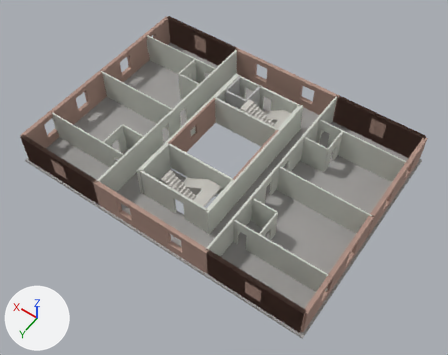
A saved change to the glTF model game/assets/building/floor_04.glb.
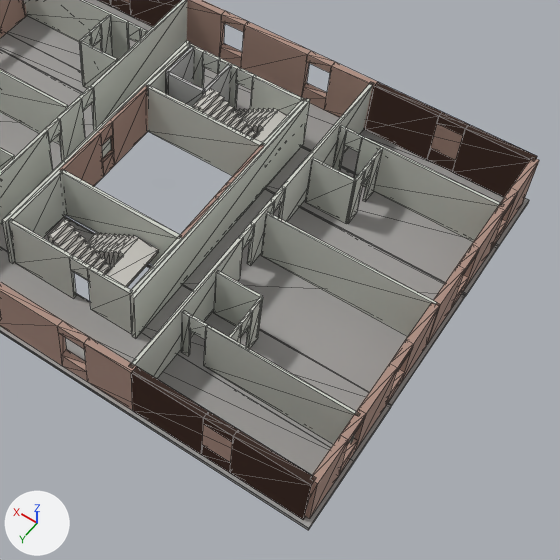
Each version appears first whole from a 50 mm lens placed at (-20.0, 28.0, 51.1), pointed at (-1.1, 1.6, 9.6), and next in a close-up on the part from 30% to 98% of the width and 14% to 100% of the height. The axes (+X, +Y, +Z) are drawn at lower left. The lights are the same throughout. The older version's two pictures come first. The close-ups show mesh edges as thin lines. Objects named as collision shapes, trigger or cutter boxes, shadow casters or lower levels of detail are left out. Vertices at exactly the same position are counted once.

Objects in the first close-up: 'F04_slabs-col', 'F04_stairs', 'F04_walls-col', 'F04_walls_brick-col', 'F04_walls_conc-col'.
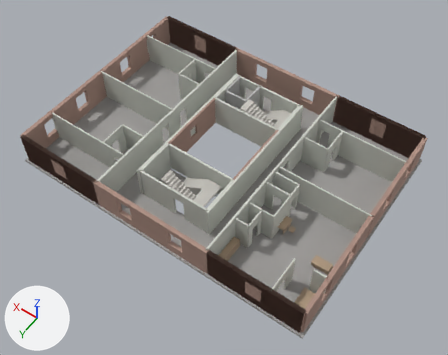
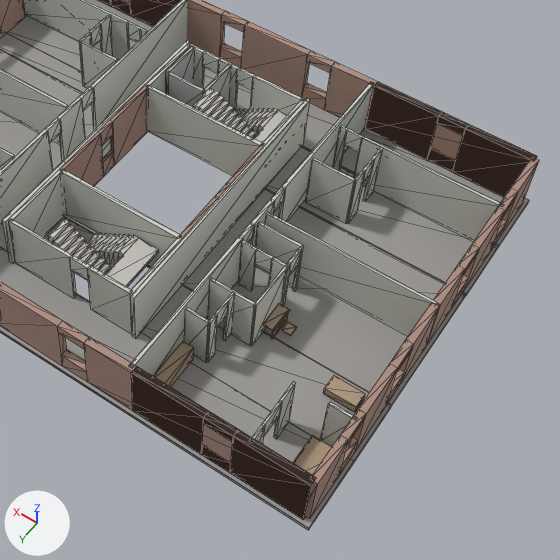
Where the change shows, as pixel boxes [x1, y1, x2, y2] in the close-ups (560 x 560 px; the box of a moved part takes in the faces that stretch with it):
'F04_walls-col', reshaped: before [0, 0, 501, 444]; after [0, 0, 501, 447]
'F04_furniture-col', added: after [153, 304, 365, 475]
part 1 of me_f04_walls_col, moved or reshaped: before [214, 271, 263, 333]; after [255, 222, 303, 287]
part 2 of me_f04_walls_col, added: after [208, 278, 256, 345]
part 3 of me_f04_walls_col, moved or reshaped: before [228, 296, 263, 349]; after [207, 292, 235, 362]
part 4 of me_f04_walls_col, added: after [250, 382, 296, 444]
part 5 of me_f04_walls_col, added: after [251, 246, 304, 345]
part 6 of me_f04_walls_col, added: after [238, 241, 286, 291]
part 7 of me_f04_walls_col, moved or reshaped: before [181, 311, 360, 444]; after [184, 307, 357, 447]

Patch to the scene script:
```diff
--- a/game/assets/building/floor_04.glb.py
+++ b/game/assets/building/floor_04.glb.py
@@ mat_m_floor_oak @@
+mat_m_floor_oak = principled_material('M_floor_oak')
+mat_m_floor_oak.base_color = (0.45, 0.33, 0.22)  # beige #b39b81
+mat_m_floor_oak.roughness = 0.55
@@ me_f04_walls_col @@
 # used by ob_f04_walls_col; location = (0.0, 0.0, 0.0)
-me_f04_walls_col.from_pydata(...)  # 388 vertices, 672 faces; spans x -13.6..13.6, y -9.6..9.6, z 9.6..12.6
+me_f04_walls_col.from_pydata(...)  # 456 vertices, 792 faces; spans x -13.6..13.6, y -9.6..9.6, z 9.6..12.6
+# me_f04_walls_col part 1: the loose piece of 8 vertices spanning x -7.7..-5.5, y 3.8..3.9, z 9.6..12.6 is moved by (0.0, -3.2, 0.0)
+# me_f04_walls_col part 2: a new loose piece, a box spanning x -7.71..-5.51, y 4.25..4.37, z 9.6..12.62, in mat_m_plaster (light grey #ced1c8)
+# me_f04_walls_col part 3: the loose piece of 20 vertices spanning x -7.8..-7.7, y 3.8..6.2, z 9.6..12.6 is scaled about its middle by (1, 0.786, 1), then moved by (1.1, 0.2, 0.0)
+# me_f04_walls_col part 4: the loose piece of 20 vertices spanning x -7.8..-7.7, y 3.8..6.2, z 9.6..12.6 is copied, and the copy is scaled about its middle by (1, 1.34, 1), then moved by (-3.2, 3.0, 0.0); it spans x -11.0..-10.8, y 6.5..9.6, z 9.6..12.6
+# me_f04_walls_col part 5: a new loose piece of 24 vertices spanning x -7.8..-7.7, y 0.7..4.3, z 9.6..12.6, in mat_m_plaster (light grey #ced1c8)
+# me_f04_walls_col part 6: a new loose piece of 20 vertices spanning x -7.7..-5.5, y 1.9..2.0, z 9.6..12.6, in mat_m_plaster (light grey #ced1c8)
+# me_f04_walls_col part 7
+# 14 vertices are removed from x -13.6..-5.5, y 6.2..6.4, z 9.6..12.6
+# 36 faces are deleted
+# 6 vertices move within x -13.6..-5.5, y 6.2..6.4, z 9.6..12.6
+# 10 vertices are added at x -13.6..-5.5, y 6.1..6.6, z 9.6..12.6
+# 24 new faces join them
 me_f04_walls_col.materials.append(mat_m_plaster)
@@ me_f04_furniture_col @@
+me_f04_furniture_col.from_pydata(...)  # a box spanning x -8.35..-7.77, y 2.3..3.6, z 10.32..10.36; a box spanning x -8.3..-8.25, y 2.35..3.55, z 9.6..10.32; a box spanning x -8.95..-8.5, y 2.7..3.2, z 10.02..10.08; a box spanning x -13.5..-12.15, y 6.75..9.45, z 9.75..10.07; a box spanning x -6.11..-5.55, y 6.35..8.85, z 9.6..10.5; a box spanning x -12.95..-11.45, y 3.9..4.65, z 9.72..10.14
+me_f04_furniture_col.materials.append(mat_m_floor_oak)  # beige #b39b81
@@ ob_f04_furniture_col @@
+ob_f04_furniture_col = bpy.data.objects.new('F04_furniture-col', me_f04_furniture_col)
+ob_f04_furniture_col.location = (0.0, 0.0, 0.0)
```
